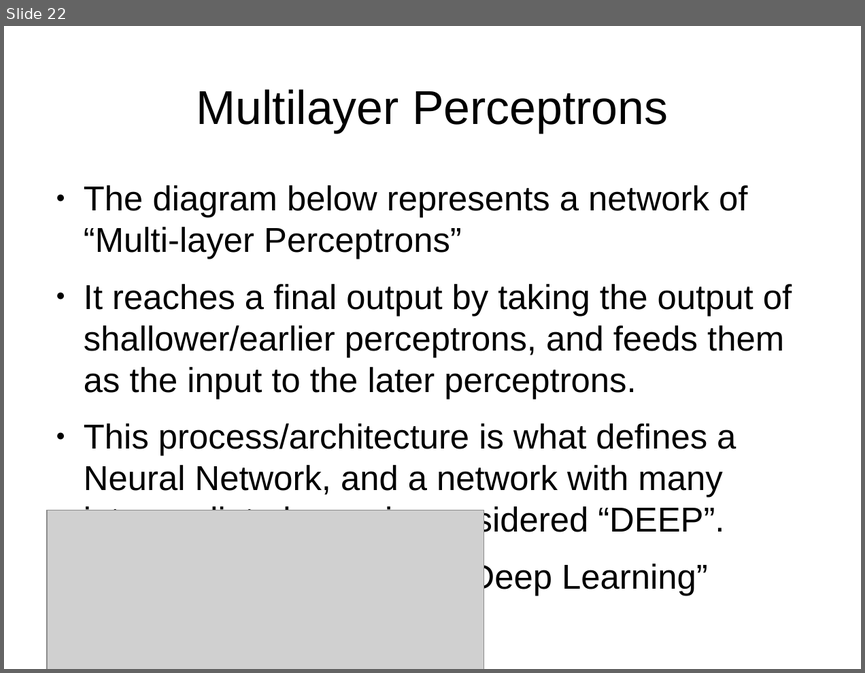
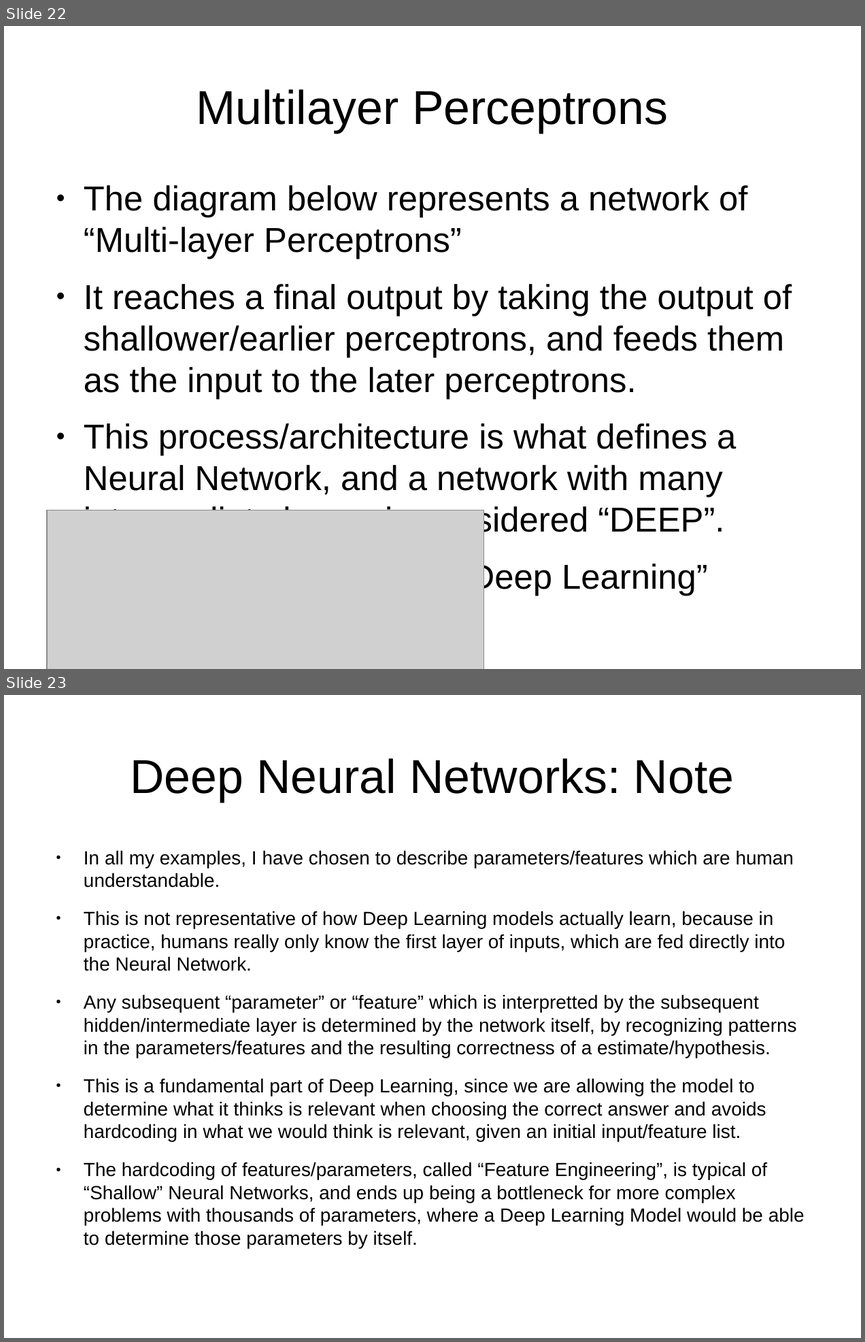
Before and after one commit to sofiabesenski4/MedicalLetterAI, a slide deck: Slides/Intro to Neural Nets and Deep Learning/1-slides.odp. Shown one above the other, each under a label of ours: slide 22 before the commit, slides 22 and 23 after it. The pictures are 865x673 and 865x1342 pixels, drawn with LibreOffice and Linux fonts; fonts in the diff are those of the drawing; grey boxes stand for pictures. Boxes give left, top, right and bottom in pixels: in the first picture for what was removed or moved away, otherwise in the second. Text is boxed around its words. In the diff, an @@ line names an element or a change of style, - is before the commit and + after.

Commit message:
finished the neural network introductory slides for Jan 25th meeting

```diff
--- a/Slides/Intro to Neural Nets and Deep Learning/1-slides.odp
+++ b/Slides/Intro to Neural Nets and Deep Learning/1-slides.odp
@@ slide 23 added at [4, 695, 861, 1338], background #FFFFFF @@
@@ title added at [130, 758, 734, 802], 44 pt, text #000000 @@
+Deep Neural Networks: Note
@@ text added at [84, 850, 804, 1225], 17.6 pt, text #000000 @@
+● In all my examples, I have chosen to describe parameters/features which are human understandable.
+● This is not representative of how Deep Learning models actually learn, because in practice, humans really only know the first layer of inputs, which are fed directly into the Neural Network.
+● Any subsequent “parameter” or “feature” which is interpretted by the subsequent hidden/intermediate layer is determined by the network itself, by recognizing patterns in the parameters/features and the resulting correctness of a estimate/hypothesis.
+● This is a fundamental part of Deep Learning, since we are allowing the model to determine what it thinks is relevant when choosing the correct answer and avoids hardcoding in what we would think is relevant, given an initial input/feature list.
+● The hardcoding of features/parameters, called “Feature Engineering”, is typical of “Shallow” Neural Networks, and ends up being a bottleneck for more complex problems with thousands of parameters, where a Deep Learning Model would be able to determine those parameters by itself.
```
Also in this commit, not shown: 4 slides changed, 24 other slides added, 13 slides removed, 1 other file.
